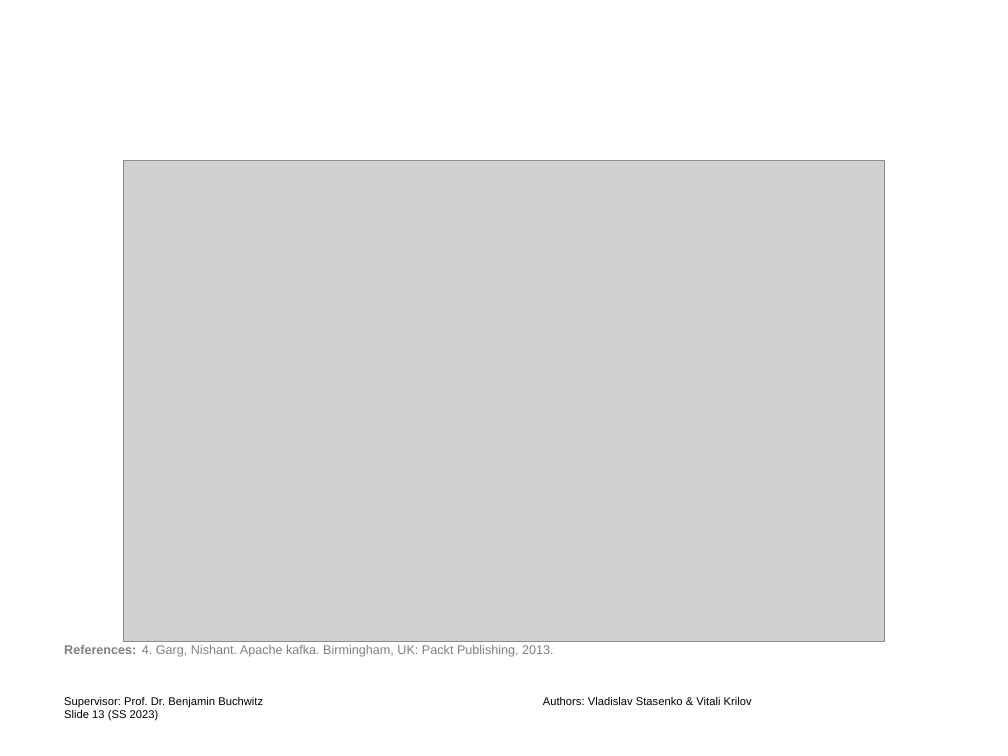
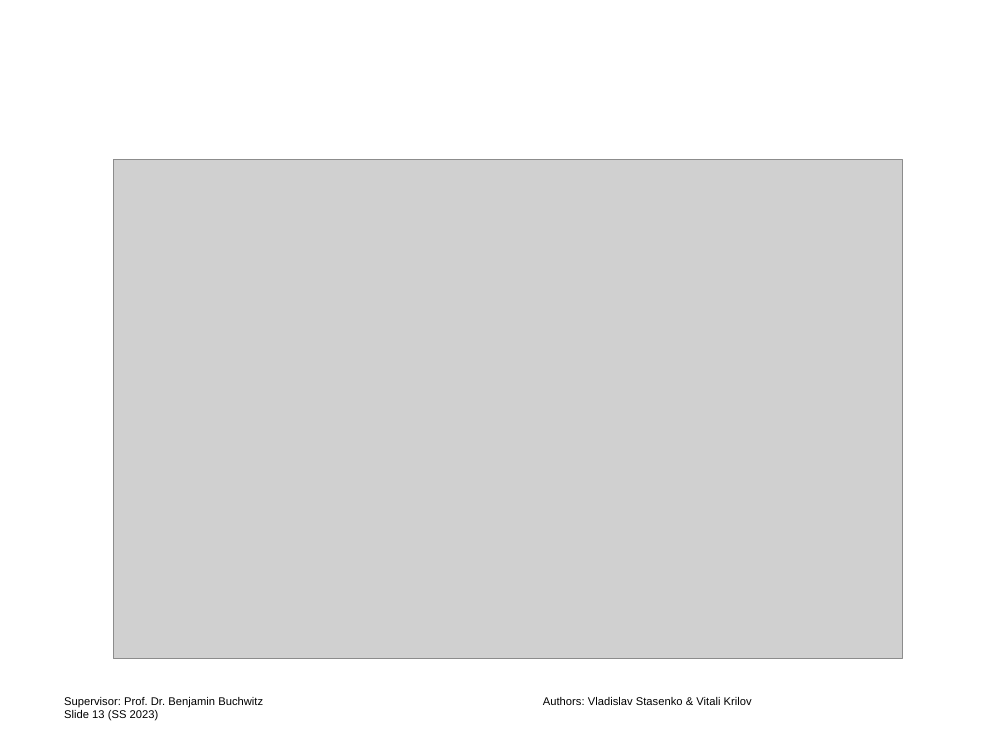
Before and after one commit to vladislabv/stream-processing, a slide deck: slide 13 of content/presentation/Presentation-Stream-Processing-Merged.pptx. Drawn at 1008x756 pixels with LibreOffice and Linux fonts; fonts in the diff are those of the drawing; grey boxes stand for pictures; background and template pictures are left out. Boxes give left, top, right and bottom in pixels: in the first picture for what was removed or moved away, otherwise in the second. Text is boxed around its words. In the diff, an @@ line names an element or a change of style, - is before the commit and + after.

Commit message:
delete slide references, all will be on the bib slide at the end

```diff
--- a/content/presentation/Presentation-Stream-Processing-Merged.pptx
+++ b/content/presentation/Presentation-Stream-Processing-Merged.pptx
@@ picture resized from (x1=124, y1=160, x2=884, y2=641) to (x1=113, y1=159, x2=902, y2=658) @@
@@ text removed at (x1=64, y1=645, x2=136, y2=654) @@
-References:
@@ text removed at (x1=142, y1=645, x2=554, y2=657) @@
-4. Garg, Nishant. Apache kafka. Birmingham, UK: Packt Publishing, 2013.
```
Also in this commit, not shown: 12 other slides changed.
